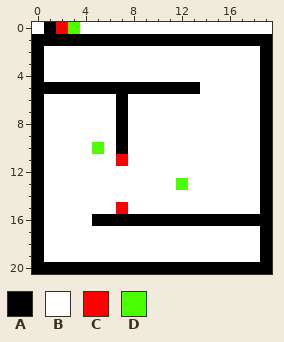
Two states of a pixel-art sprite, Assets/Resources/Levels/level2.png. Above, as it was before the edit.
The file is 20x21 pixels.
Palette (. is transparent): A #000000  B #ffffff  C #ff0000  D #4cff00
Pixels before, first column x 0:
 0 BACDBBBBBBBBBBBBBBBB
 1 AAAAAAAAAAAAAAAAAAAA
 2 ABBBBBBBBBBBBBBBBBBA
 3 ABBBBBBBBBBBBBBBBBBA
 4 ABBBBBBBBBBBBBBBBBBA
 5 AAAAAAAAAAAAAABBBBBA
 6 ABBBBBBABBBBBBBBBBBA
 7 ABBBBBBABBBBBBBBBBBA
 8 ABBBBBBABBBBBBBBBBBA
 9 ABBBBBBABBBBBBBBBBBA
10 ABBBBDBABBBBBBBBBBBA
11 ABBBBBBCBBBBBBBBBBBA
12 ABBBBBBBBBBBBBBBBBBA
13 ABBBBBBBBBBBDBBBBBBA
14 ABBBBBBBBBBBBBBBBBBA
15 ABBBBBBCBBBBBBBBBBBA
16 ABBBBAAAAAAAAAAAAAAA
17 ABBBBBBBBBBBBBBBBBBA
18 ABBBBBBBBBBBBBBBBBBA
19 ABBBBBBBBBBBBBBBBBBA
20 AAAAAAAAAAAAAAAAAAAA
And afterwards:
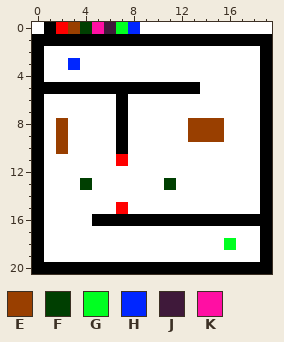
Colours new in this view: E #993f00  F #003f01  G #00ff21  H #0026ff  J #3f193a  K #ff0fa3
The exact change:
Changed rows in their new state; - is an unchanged pixel.
first column x 3:
 0 EFKJGH
 3 H-----
first column x 2:
 8 E----------EEE
 9 E----------EEE
10 E--B----------
13 --F------FB---
first column x 16:
18 G
Where, in picture pixels (left, top, right, bottom), the same in both pictures:
changed: (56, 22, 140, 190)
changed: (164, 118, 224, 190)
changed: (224, 238, 236, 250)
